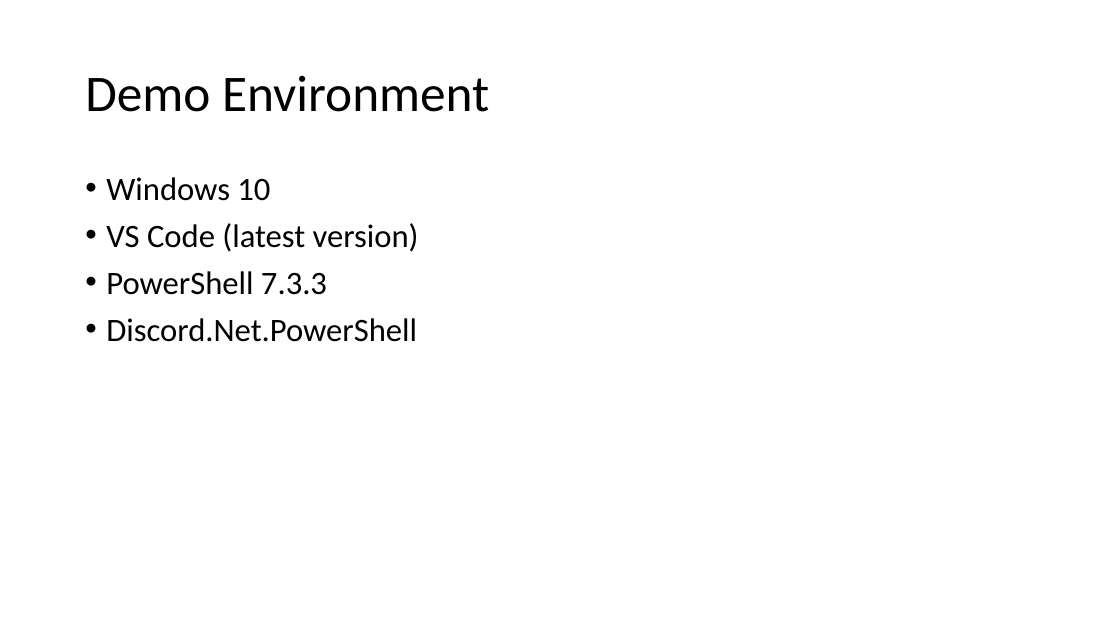
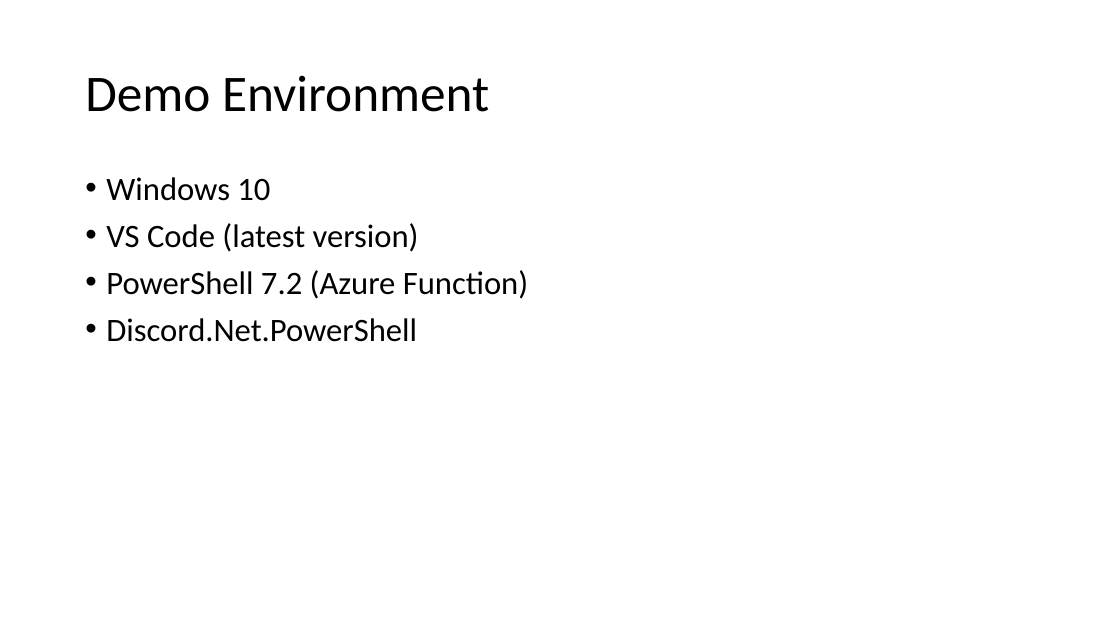
Before and after one commit to ThePoShWolf/Sessions, a slide deck: slide 6 of 2023-04-26 - Building a serverless Discord bot/PowerShell Summit 2023 - Serverless Discord bot.pptx (slide 5 before the commit). Drawn at 1120x630 pixels with LibreOffice and Linux fonts; fonts in the diff are those of the drawing; background and template pictures are left out. Boxes give left, top, right and bottom in pixels: in the first picture for what was removed or moved away, otherwise in the second. Text is boxed around its words. In the diff, an @@ line names an element or a change of style, - is before the commit and + after.

```diff
--- a/2023-04-26 - Building a serverless Discord bot/PowerShell Summit 2023 - Serverless Discord bot.pptx
+++ b/2023-04-26 - Building a serverless Discord bot/PowerShell Summit 2023 - Serverless Discord bot.pptx
@@ text at bbox=[106, 270, 528, 299]: text changed @@
-• PowerShell 7.3.3
+• PowerShell 7.2 (Azure Function)
```
Also in this commit, not shown: 2 other slides changed, 9 slides added.
